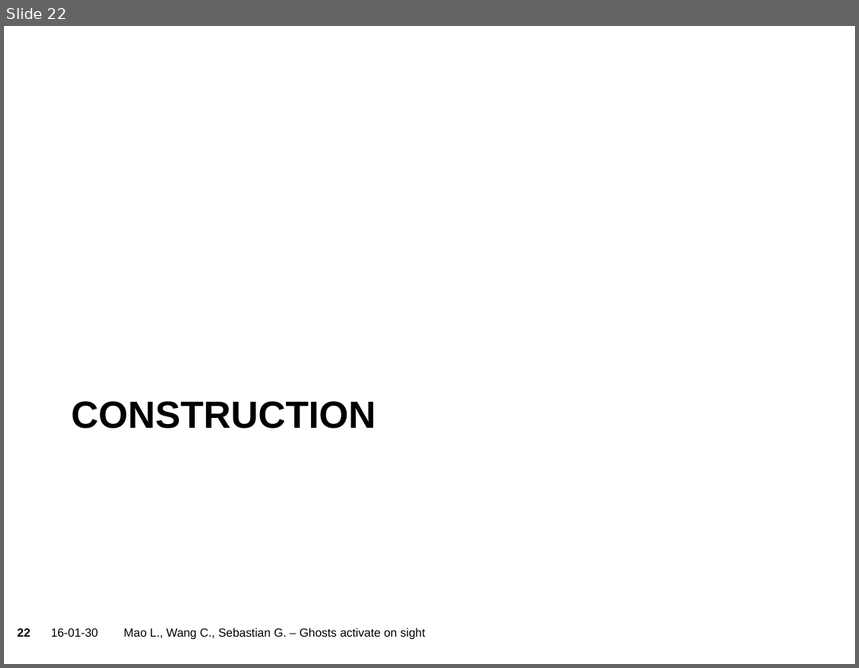
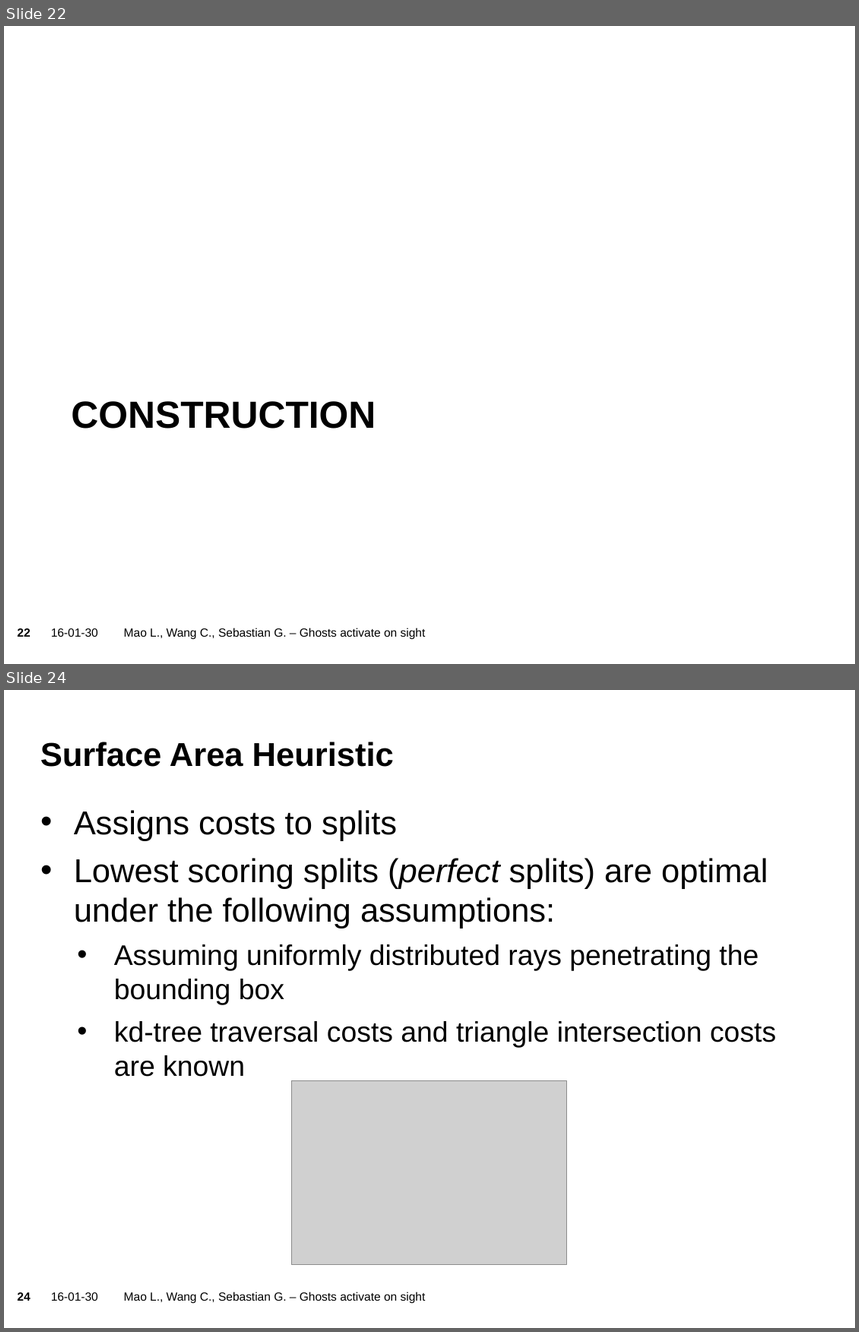
Before and after one commit to sgraf812/compgeom15, a slide deck: presentation/Presentation.pptx. Shown one above the other, each under a label of ours: slide 22 before the commit, slides 22 and 24 after it; the slides between them are not shown. The pictures are 859x668 and 859x1332 pixels, drawn with LibreOffice and Linux fonts; fonts in the diff are those of the drawing; grey boxes stand for pictures; background and template pictures are left out. Boxes give left, top, right and bottom in pixels: in the first picture for what was removed or moved away, otherwise in the second. Text is boxed around its words. In the diff, an @@ line names an element or a change of style, - is before the commit and + after.

Commit message:
Added a section about kd-tree construction to the presentation

```diff
--- a/presentation/Presentation.pptx
+++ b/presentation/Presentation.pptx
@@ slide 24 added at [4,690,855,1328], background picture (left out); not listed: 2 template elements that a slide beside it also shows @@
@@ title added at [40,742,394,767], 28 pt, text #000000, bold @@
+Surface Area Heuristic
@@ text added at [74,810,776,1077], 24 pt, text #000000 @@
+• Assigns costs to splits
+• Lowest scoring splits (perfect splits) are optimal under the following assumptions:
+  • Assuming uniformly distributed rays penetrating the bounding box
+  • kd-tree traversal costs and triangle intersection costs are known
@@ picture added at [292,1081,566,1265] @@
@@ text added at [124,1292,426,1304], 10 pt, text #000000 @@
+Mao L., Wang C., Sebastian G. – Ghosts activate on sight
```
Also in this commit, not shown: 13 other slides added, 24 other files.
